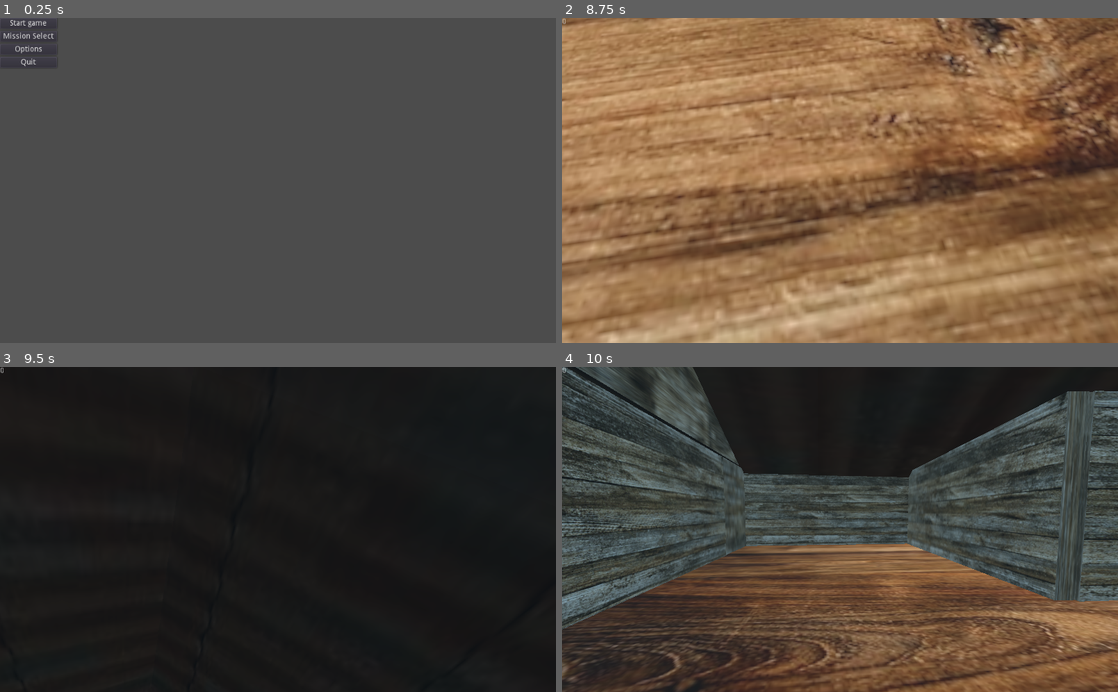
Above: before the commit, frames 1-4 (two rows, left to right).
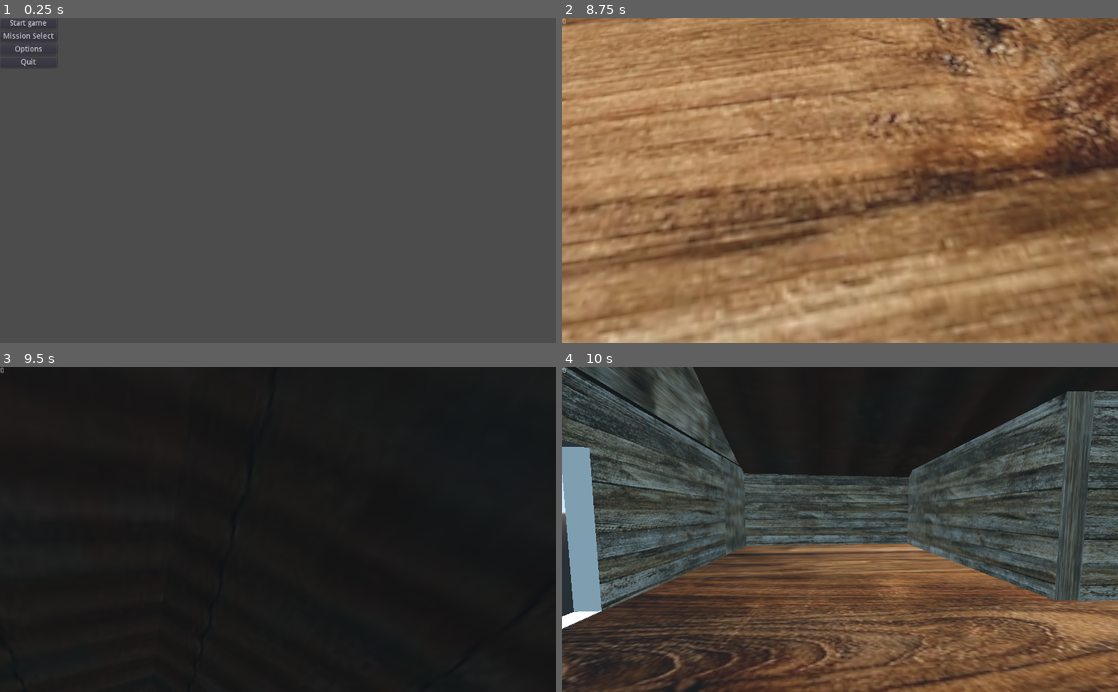
Above: after the commit, the same moments.

Repository: BlakeWiscombe/betrayal
Game: Godot game, scene res://Main menu.tscn
Same seed, same stepped clock (60 frames per second), same inputs: the game is played once before the commit and once after it.
Inputs (mouse positions are in pixels of both pictures, inside the frame that each line leads up to):
- Up to frame 1 (0.25 s): no input
- Up to frame 2 (8.75 s): click "Start game" at 0.5 s; tap Enter at 1.25, 7.25 s; move the mouse to (812, 245) at 1.27 s; hold W (player_forward) 1.28-2.78 s; tap Space (jump) at 1.52, 2.27, 3.5, 3.77, 4.52, 5.27, 6.77, 7.52, 8.27 s; move the mouse to (1006, 229) at 2.02 s; move the mouse to (673, 131) at 2.77 s; hold A (player_left) 2.78-4.28 s; move the mouse to (867, 180) at 3.52 s; move the mouse to (756, 99) at 4.27 s; hold S (player_backward) 4.28-5.03 s; move the mouse to (962, 164) at 5.02 s; hold D (player_right) 5.03-5.78 s; move the mouse to (728, 196) at 5.77 s; hold W (player_forward) 5.78-6.53 s; move the mouse to (895, 109) at 6.52 s; hold D (player_right) from 6.53 s (still down); move the mouse to (812, 245) at 7.27 s; move the mouse to (1006, 229) at 8.02 s
- Up to frame 3 (9.5 s): move the mouse to (111, 480) at 8.77 s; release D (player_right) at 8.78 s; hold S (player_backward) from 8.78 s (still down)
- Up to frame 4 (10 s): tap Space (jump) at 9.5, 9.77 s; move the mouse to (867, 529) at 9.52 s; release S (player_backward) at 9.53 s; hold A (player_left) from 9.53 s (still down)

Frames 1-3 are identical in both runs. In frame 4, 3.2% of the frame differs, in the area x 0-8%, y 22-81%.

Commit message:
updated doorway

Diff:
--- a/Betrayal.tscn
+++ b/Betrayal.tscn
@@ -99,10 +99,17 @@
 material = SubResource( 19 )
 
 [node name="CSGBox" type="CSGBox" parent="CSGBox12"]
-transform = Transform( 1, 0, 4.65661e-10, 0, 1, 0, -4.65661e-10, 0, 1, 16.0685, -2.00698, -0.106514 )
+transform = Transform( 1, 0, 4.65661e-10, 0, 1, 0, -4.65661e-10, 0, 1, 16.0685, -2.00698, -0.106506 )
 operation = 2
 width = 10.6501
 height = 11.1607
+
+[node name="CSGBox2" type="CSGBox" parent="CSGBox12"]
+transform = Transform( 1, 0, 9.31323e-10, 0, 1, 0, -9.31323e-10, 0, 1, 5.73364, -2.01333, 0.240822 )
+operation = 2
+width = 10.6501
+height = 11.1607
+depth = 2.66332
 
 [node name="CSGBox11" type="CSGBox" parent="."]
 transform = Transform( 0.0189177, 0, 0.999794, 0, 1, 0, -0.999794, 0, 0.0189177, -74.499, 7.73564, 26.4504 )
